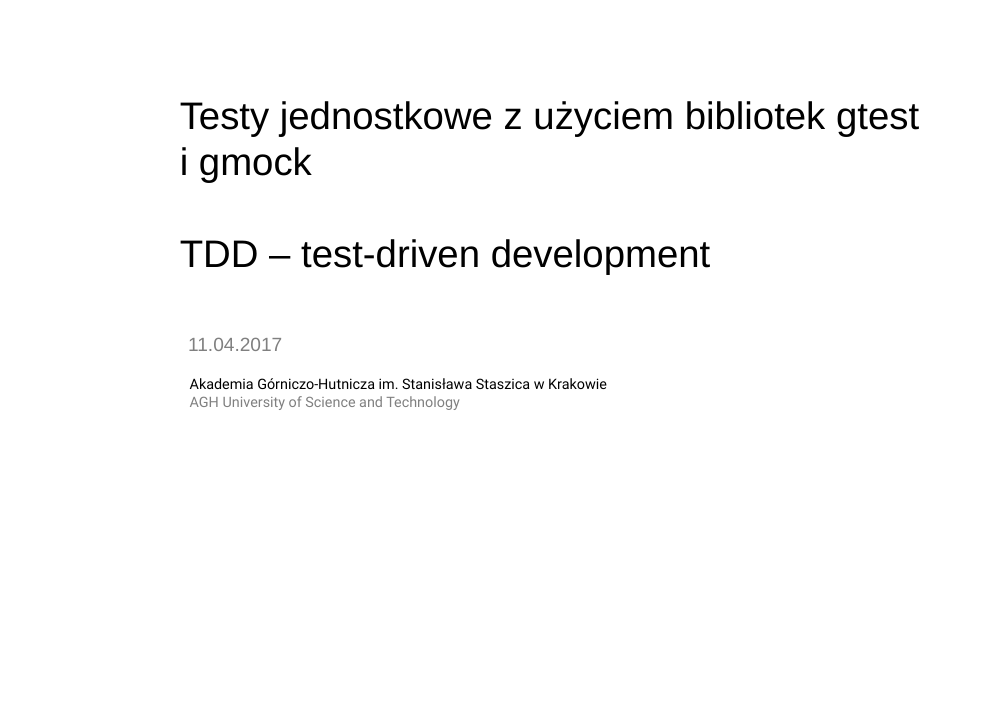
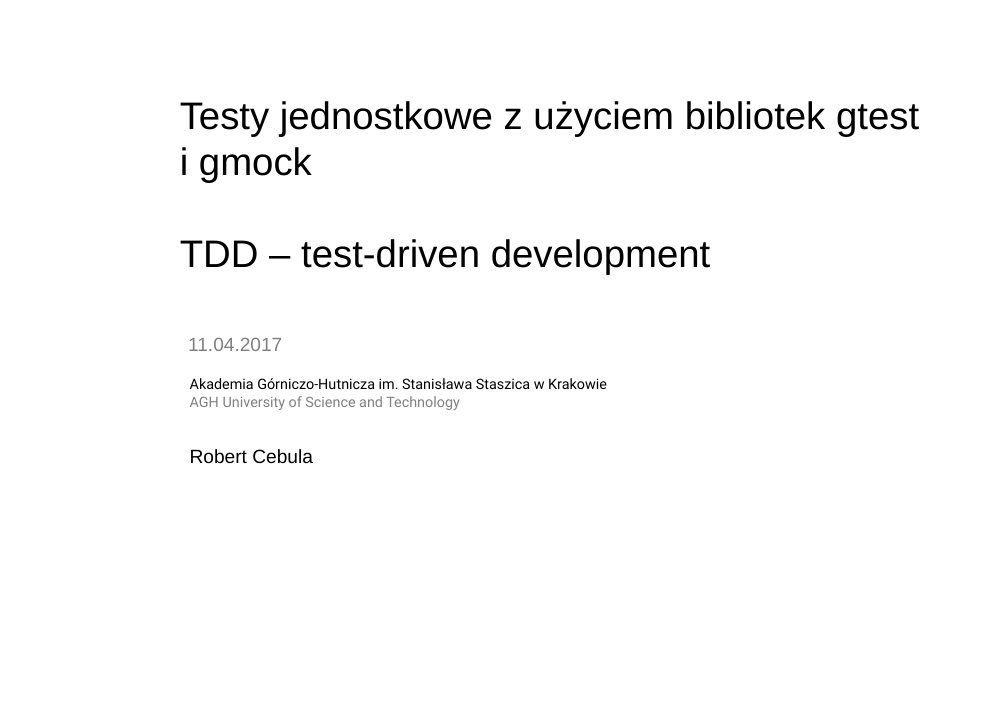
Before and after one commit to bercik/apt_seminar, a slide deck: slide 1 of prezentacja.odp. Drawn at 1008x713 pixels with LibreOffice and Linux fonts; fonts in the diff are those of the drawing; background and template pictures are left out. Boxes give left, top, right and bottom in pixels: in the first picture for what was removed or moved away, otherwise in the second. Text is boxed around its words. In the diff, an @@ line names an element or a change of style, - is before the commit and + after.

```diff
--- a/prezentacja.odp
+++ b/prezentacja.odp
@@ text added at [190,449,313,464], 16 pt, text #000000 @@
+Robert Cebula
```
Also in this commit, not shown: 4 slides added, 2 slides removed, 12 other files.
